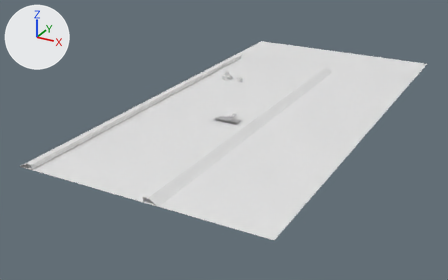
Two versions of the Blender file blender/track_1.blend, one commit apart.
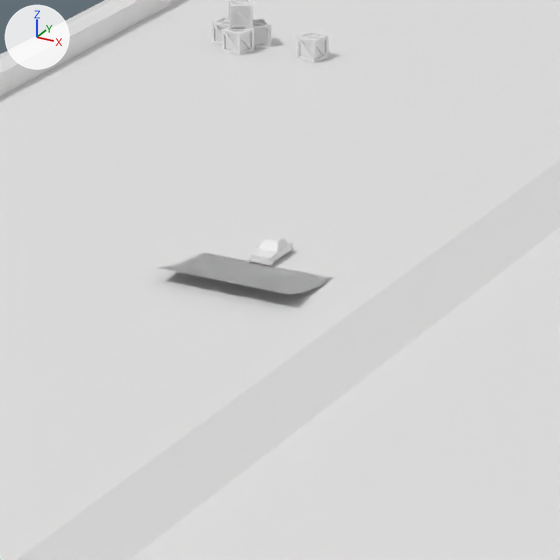
Each version is shown whole from a 50 mm lens placed at (130.6, -300.1, 98.1), pointed at (7.0, -75.3, -14.4), then close up on the part from 41% to 63% of the width and 25% to 60% of the height. The axes (+X, +Y, +Z) are drawn at upper left. The lights are the same throughout.

In view in the first close-up: 'car_visualizer', 'crate', 'crate.003', 'crate.004', 'ground', 'jump', 'side', 'side.002'.
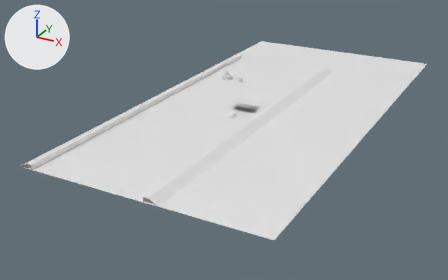
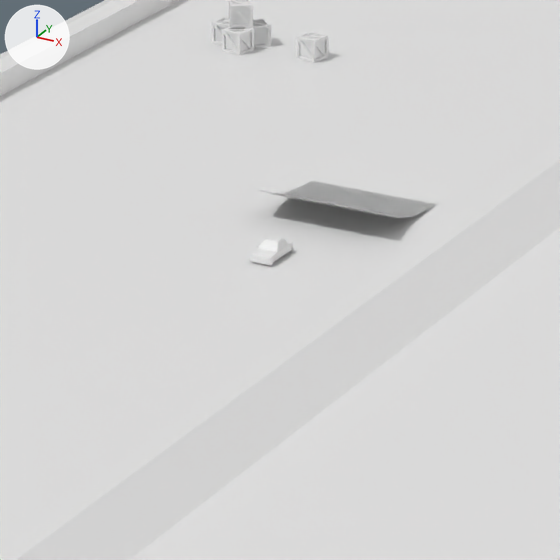
The edits, one by one:
me_plane_037 has 8 vertices, 3 faces and spans x -6.06..4.98, y -5.26..3.45, z -0.08..1.19.
me_plane_037 is used by ob_jump_001; location (14.65, -83.18, 0.0).
Verts and faces of me_plane_037; kept vertices keep their numbers, new ones are numbered from 8.
Before the commit, vertices of me_plane_037: 6 (-6.06, -5.26, 1.19) at pixel (156, 267), 7 (4.98, -5.26, 1.19) at pixel (289, 294).
Part 1, on me_plane_037:
New vertex 8 is at (-6.06, -8.06, 2.51).
New vertex 9 is at (4.98, -8.06, 2.51), pixel (381, 213).
New faces: (6, 8, 9, 7).
Object 'jump.001' (ob_jump_001) moves from (14.65, -83.18, 0.0) to (14.65, -65.51, 0.0).

Location of each change, [x1, y1, x2, y2] in pixels of the close-ups (560 x 560 px):
'jump', moved: before [157, 252, 334, 295]; after [277, 181, 437, 218]
'jump.001', reshaped, moved (not visible before): after [255, 189, 395, 218]
